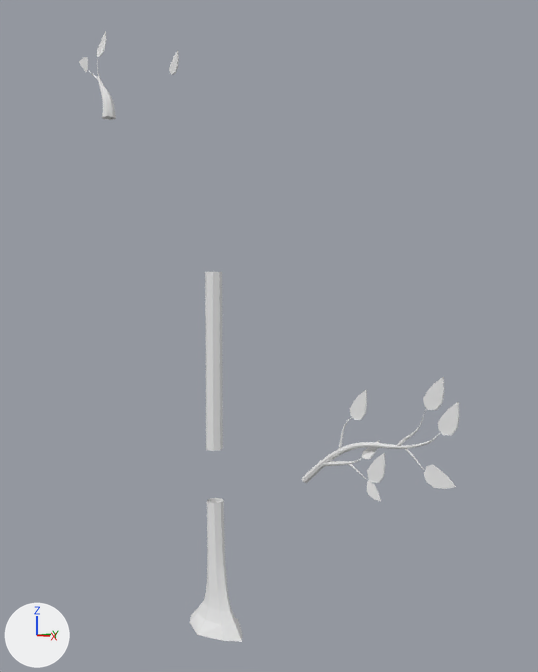
Renders of the Blender file 3dmodels/tree_with_2_sided_leaves_fine.blend from each side of a commit.
Rendered twice from a 50 mm lens placed at (8.32, -6.6, 4.85), pointed at (-0.08, 1.15, 4.2). The lights are fixed; the arrows at lower left show +X, +Y and +Z.

In view in the first picture: 'treebase', 'treebranch', 'treebranch.001', 'treetile', 'treetop'.
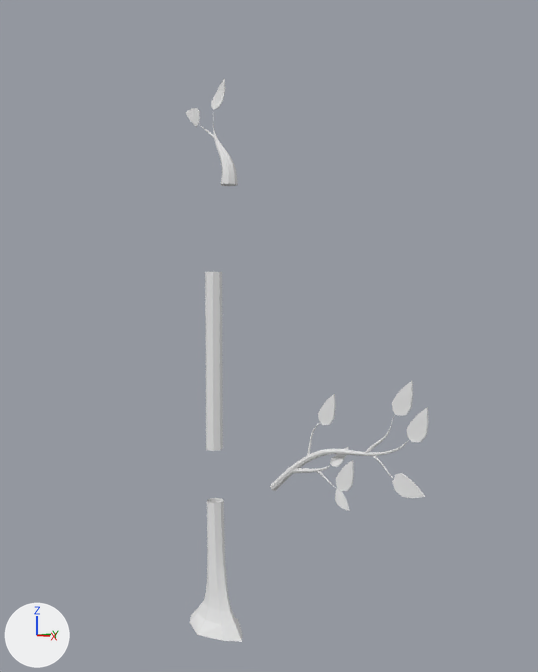
Boxes (x1, y1, x2, y2) around the edits, measured in the pictures (538 x 672 px):
'treebranch', moved
    before: (302, 377, 459, 501)
    after: (270, 381, 429, 511)
'treetop', moved
    before: (79, 31, 116, 120)
    after: (185, 79, 238, 186)
'treebranch.001', deleted
    before: (169, 50, 179, 75)

What the commit changed:
Object 'treebranch.001' (ob_treebranch_001) is deleted.
Object 'treetop' (ob_treetop) moves from (-3.28, 0.31, 7.9) to (-0.02, 0.31, 6.4).
Object 'treebranch' (ob_treebranch) moves from (0.98, 0.88, 2.22) to (0.98, 0.27, 2.22).
